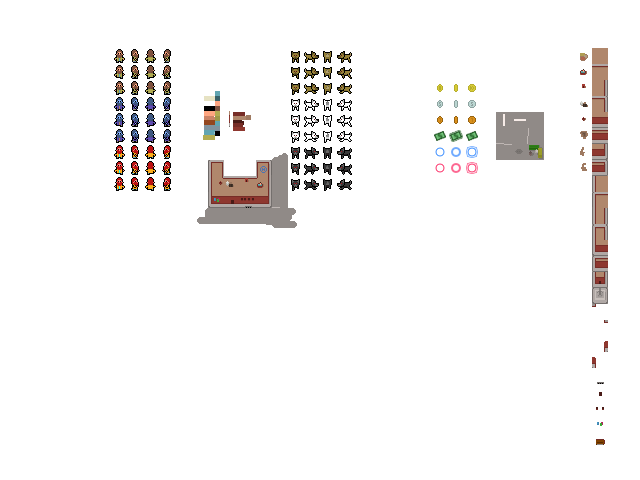
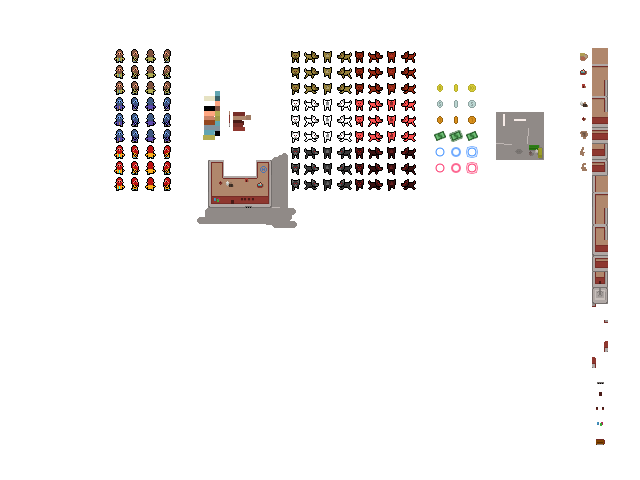
Revision of a layered 640 × 480 image; what changed, layer by layer:
added layer "Layer 7" (multiply, 69%) above "Layer 6" over 355, 51, 416, 191
added layer "Layer 6" above "Layer 5" over 355, 51, 416, 191
